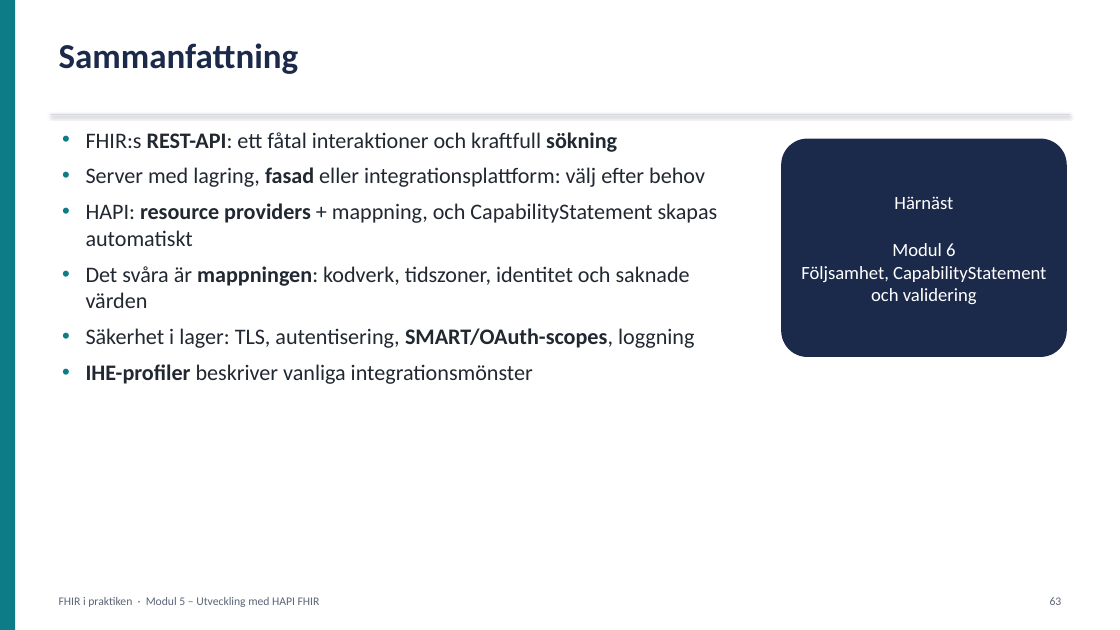
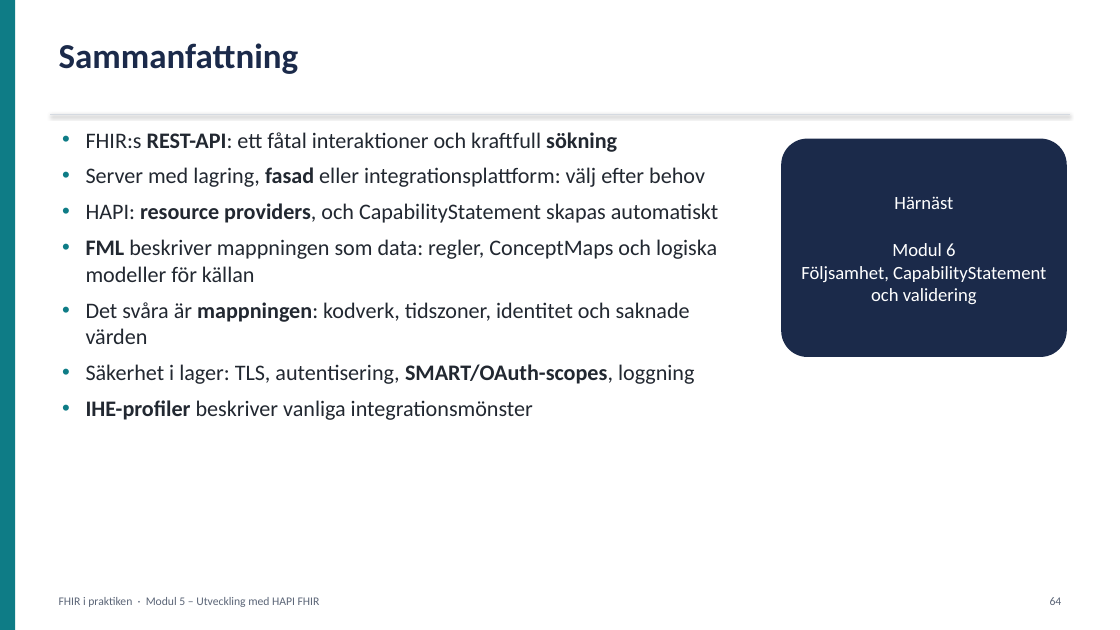
Before and after one commit to oskthu2/fhireducation, a slide deck: slide 64 of presentation/FHIR-utbildning.pptx (slide 63 before the commit). Drawn at 1120x630 pixels with LibreOffice and Linux fonts; fonts in the diff are those of the drawing. Boxes give left, top, right and bottom in pixels: in the first picture for what was removed or moved away, otherwise in the second. Text is boxed around its words. In the diff, an @@ line names an element or a change of style, - is before the commit and + after.

```diff
--- a/presentation/FHIR-utbildning.pptx
+++ b/presentation/FHIR-utbildning.pptx
@@ text at bbox=[86, 203, 718, 282]: text changed @@
-• HAPI: resource providers + mappning, och CapabilityStatement skapas automatiskt
+• HAPI: resource providers, och CapabilityStatement skapas automatiskt
+• FML beskriver mappningen som data: regler, ConceptMaps och logiska modeller för källan
@@ text at bbox=[1050, 597, 1062, 605]: text changed @@
-63
+64
```
Also in this commit, not shown: 24 other slides changed, 2 slides added, 1 slide removed, 31 other files.
